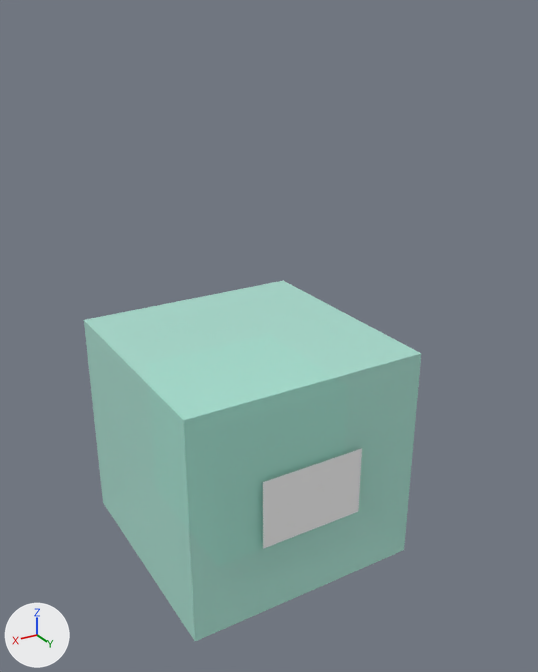
What one commit did to the glTF model assets/models/creatures/slime/slime.glb.
One viewpoint serves both versions: a camera (50 mm lens) standing at (1.29, 2.34, 2.09) and looking at (-0.06, 0.09, 0.97). Every picture has the same lights, and +X, +Y and +Z are marked at lower left. The picture after the commit comes second. Where no turn or scale is listed for an object, it has been applied to the vertices. Vertices at exactly the same position are counted once.

The older version as bpy lines, for what is in view:
```python
me_square_pixel_face = bpy.data.meshes.new('square_pixel_face')
me_square_pixel_face.from_pydata([(0.21, 0.501, 0.359), (-0.21, 0.501, 0.359), (-0.21, 0.501, 0.639), (0.21, 0.501, 0.639)], [], [(0, 1, 2), (0, 2, 3)])
me_square_pixel_face.materials.append(mat_slimeface)  # white #ffffff
me_square_translucent_shell = bpy.data.meshes.new('square_translucent_shell')
me_square_translucent_shell.from_pydata(...)  # a box spanning x -0.481..0.481, y -0.481..0.481, z -0.449..0.449
me_square_translucent_shell.materials.append(mat_slimeshell)  # green #bcf5e5
ob_face = bpy.data.objects.new('Face', me_square_pixel_face)
ob_face.location = (0.0, 0.0, 0.0)
ob_shell = bpy.data.objects.new('Shell', me_square_translucent_shell)
ob_shell.location = (0.0, 0.0, 0.499)
```
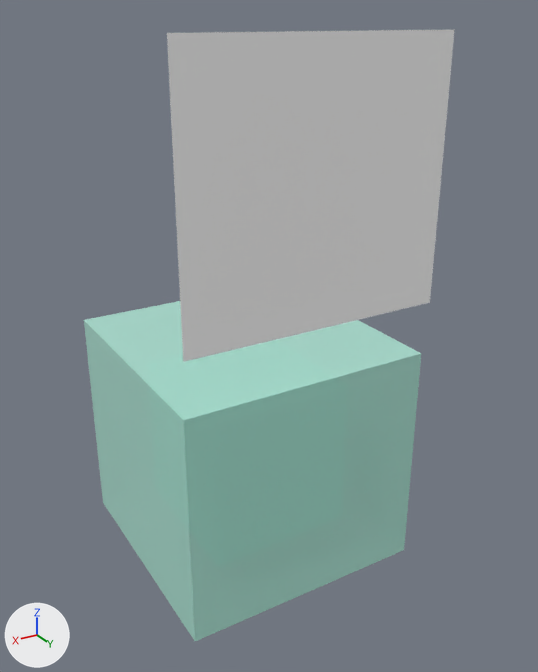
Commit message: Expand slime face across front surface

Where the change shows, as pixel boxes (x1, y1, x2, y2) in the pictures (538 x 672 px):
'Face', reshaped (189% wider, 227% taller): before (263, 448, 362, 549); after (167, 29, 455, 362)

The change, as a diff of the scene's bpy script:
```diff
--- a/assets/models/creatures/slime/slime.glb.py
+++ b/assets/models/creatures/slime/slime.glb.py
@@ me_square_pixel_face @@
 # used by ob_face; location = (0.0, 0.0, 0.0)
-me_square_pixel_face.from_pydata(...)  # 4 vertices, 2 faces; spans x -0.21..0.21, y 0.501, z 0.359..0.639
-me_square_pixel_face.vertices[0].co = (0.21, 0.501, 0.359)  # pixel (263, 548)
-me_square_pixel_face.vertices[1].co = (-0.21, 0.501, 0.359)  # pixel (358, 511)
-me_square_pixel_face.vertices[2].co = (-0.21, 0.501, 0.639)  # pixel (362, 448)
-me_square_pixel_face.vertices[3].co = (0.21, 0.501, 0.639)  # pixel (262, 482)
+me_square_pixel_face.from_pydata(...)  # 4 vertices, 2 faces; spans x -0.481..0.481, y 0.501, z 1.155..2.053
+# me_square_pixel_face part 1
+me_square_pixel_face.vertices[0].co = (0.481, 0.501, 1.155)  # pixel (183, 361)
+me_square_pixel_face.vertices[1].co = (-0.481, 0.501, 1.155)  # pixel (429, 302)
+me_square_pixel_face.vertices[2].co = (-0.481, 0.501, 2.053)  # pixel (454, 29)
+me_square_pixel_face.vertices[3].co = (0.481, 0.501, 2.053)  # pixel (166, 33)
 me_square_pixel_face.materials.append(mat_slimeface)
```
